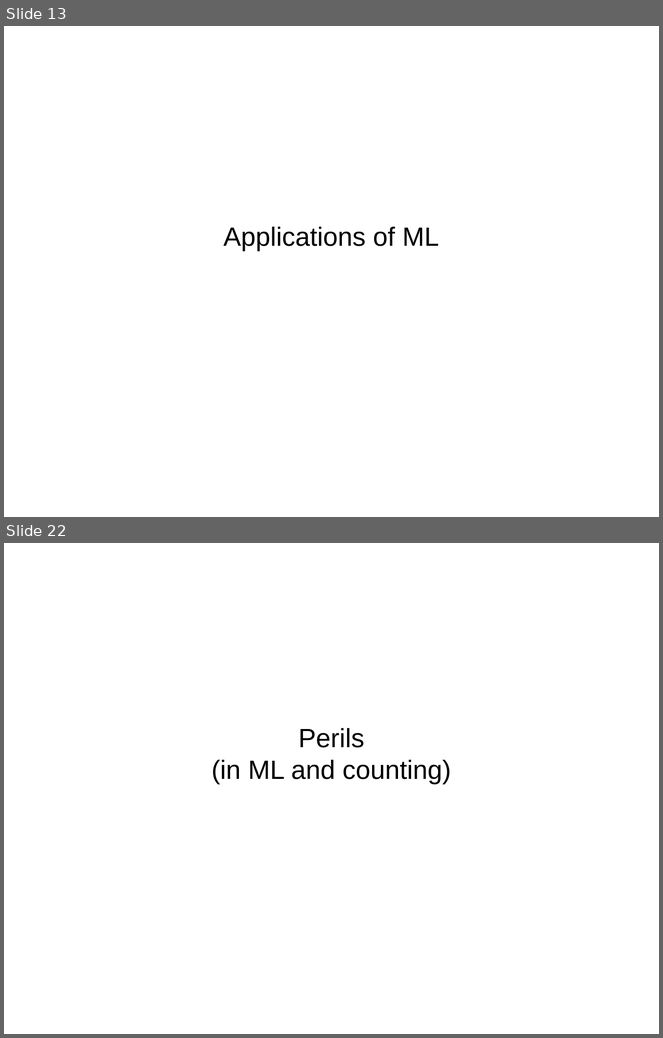
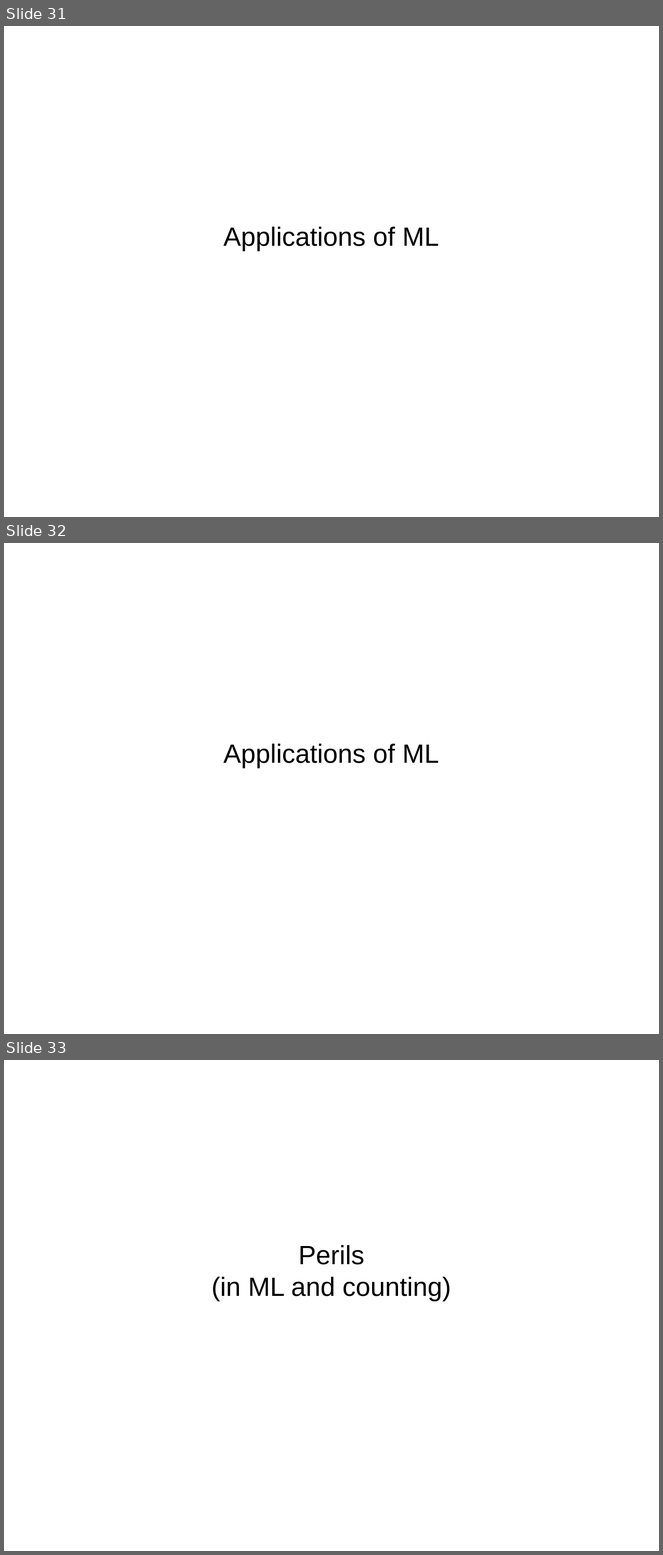
Before and after one commit to amueller/talks_odt, a slide deck: 2017/promises_and_perils_pyparis.odp. Shown one above the other, each under a label of ours: slides 13 and 22 before the commit, slides 31, 32 and 33 after it; the slides between them are not shown. The pictures are 663x1038 and 663x1555 pixels, drawn with LibreOffice and Linux fonts; fonts in the diff are those of the drawing. Boxes give left, top, right and bottom in pixels: in the first picture for what was removed or moved away, otherwise in the second. Text is boxed around its words. In the diff, an @@ line names an element or a change of style, - is before the commit and + after.

```diff
--- a/2017/promises_and_perils_pyparis.odp
+++ b/2017/promises_and_perils_pyparis.odp
@@ slide 32 added at bbox=[4, 543, 659, 1034], background #FFFFFF @@
@@ subtitle added at bbox=[223, 744, 439, 769], 32 pt, text #000000 @@
+Applications of ML
@@ what was slide 13 is now slide 31 @@
@@ what was slide 22 is now slide 33 @@
```
Also in this commit, not shown: 3 slides changed, 14 other slides added, 9 slides removed.
